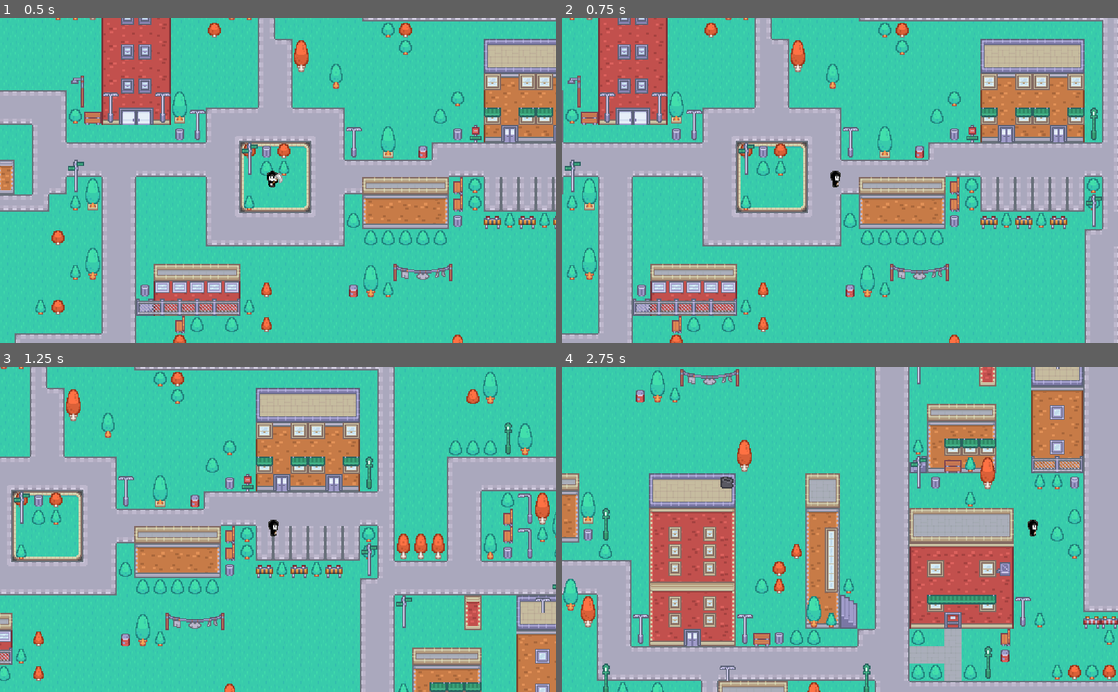
Above: before the commit, frames 1-4 (two rows, left to right).
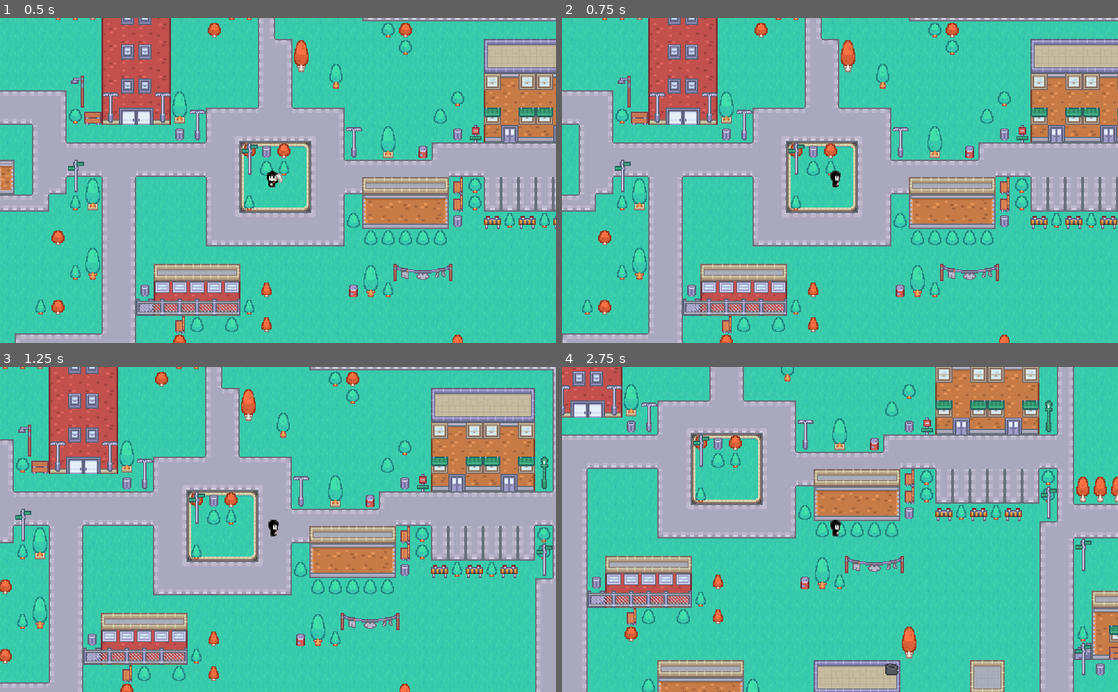
Above: after the commit, the same moments.

Repository: shrimpsizejams/ldj44-angel-of-mortgage
Game: Godot game, scene res://levels/Level01.tscn
Same seed, same stepped clock (60 frames per second), same inputs: the game is played once before the commit and once after it. The project has no main scene, so this scene is started directly.
Inputs:
- Up to frame 1 (0.5 s): no input
- Up to frame 2 (0.75 s): tap Enter (ui_accept) at 0.5 s; hold Right (ui_right) from 0.53 s (still down)
- Up to frame 3 (1.25 s): keep holding Right (ui_right); tap Enter (ui_accept) at 0.77 s
- Up to frame 4 (2.75 s): release Right (ui_right) at 1.28 s; hold Down (ui_down) 1.28-2.03 s; tap Enter (ui_accept) at 1.52 s; hold Right (ui_right) from 2.03 s (still down)

Frame 1 is identical in both runs. In frame 2, 46% of the frame differs, in the area x 0-100%, y 0-100%; in frame 3, 61%; in frame 4, 73%.

Commit message:
Color scythe in blood when mob was killed

Diff:
--- a/Characters/Player.gd
+++ b/Characters/Player.gd
@@ -6,13 +6,19 @@
 
 var velocity = Vector2()
 var alive = true
+var bloody = false
+var current_animation = "down"
 
 func _ready():
 	$ScytheTimer.wait_time = scythe_cooldown
-	set_animation("down")
+	set_animation(current_animation)
 
 func set_animation(animation_str):
-	$Sprite/AnimatedSprite.animation = animation_str
+	if bloody:
+		$Sprite/AnimatedSprite.animation = animation_str + "_blood"
+	else:
+		$Sprite/AnimatedSprite.animation = animation_str
+	current_animation = animation_str
 
 func control(delta):
 	velocity = Vector2()
@@ -49,4 +55,13 @@
 		return
 	for body in overlapping_bodies:
 		body.alive = false
+
 	$Camera2D.shake(0.2, 15, 8)
+	bloody = true
+	set_animation(current_animation)
+	$BloodDry.start()
+
+
+func _on_BloodDry_timeout():
+	bloody = false
+	set_animation(current_animation)
--- a/Characters/Player.tscn
+++ b/Characters/Player.tscn
@@ -70,7 +70,7 @@
 [sub_resource type="RectangleShape2D" id=3]
 extents = Vector2( 11.2788, 10.756 )
 
-[node name="Player" index="0" instance=ExtResource( 1 )]
+[node name="Player" instance=ExtResource( 1 )]
 collision_layer = 2
 collision_mask = 5
 script = ExtResource( 2 )
@@ -106,4 +106,9 @@
 position = Vector2( -0.824402, 0 )
 shape = SubResource( 3 )
 
+[node name="BloodDry" type="Timer" parent="." index="5"]
+wait_time = 5.0
+one_shot = true
+
 [connection signal="timeout" from="ScytheTimer" to="." method="_on_ScytheTimer_timeout"]
+[connection signal="timeout" from="BloodDry" to="." method="_on_BloodDry_timeout"]
--- a/levels/Level01.tscn
+++ b/levels/Level01.tscn
@@ -55,7 +55,7 @@
 [node name="Player" parent="." instance=ExtResource( 5 )]
 position = Vector2( 194.507, 99.0198 )
 z_index = 1
-speed = 300
+speed = 70
 
 [node name="Paths" type="Node2D" parent="."]
 
@@ -68,4 +68,5 @@
 offset = 940.72
 
 [node name="Green Guy" parent="Paths/Path2D/PathFollow2D" instance=ExtResource( 6 )]
-speed = 100
+run_speed = 100
+detect_radius = 70
